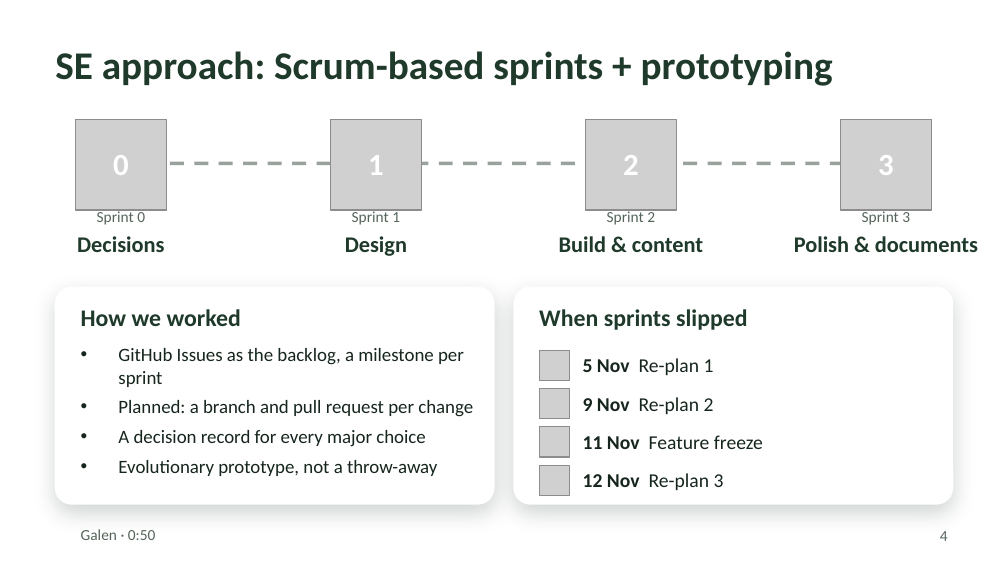
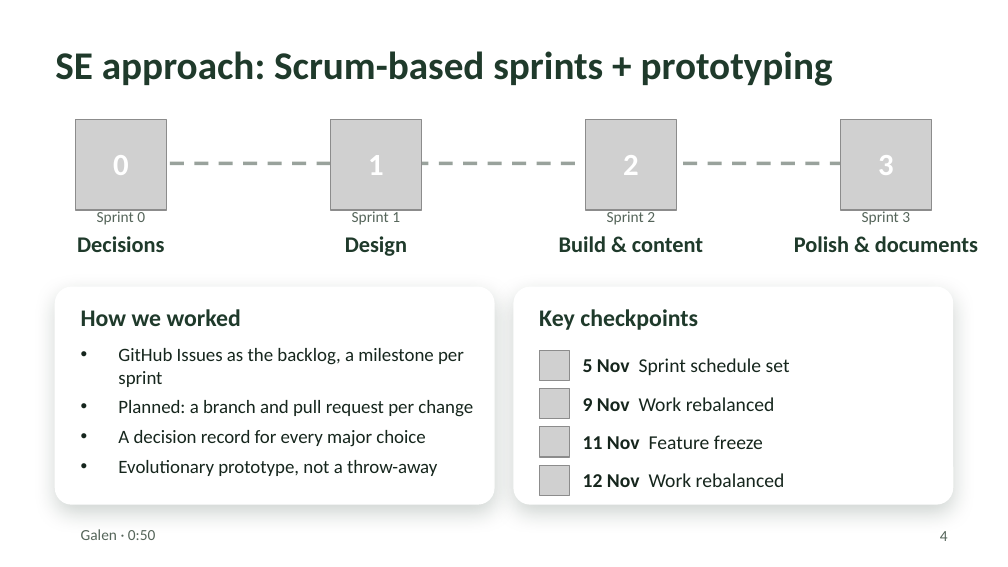
Before and after one commit to 404-name-not-found-cos750/cos212-app, a slide deck: slide 4 of slides/Tree-Hop-presentation.pptx. Drawn at 1008x567 pixels with LibreOffice and Linux fonts; fonts in the diff are those of the drawing; grey boxes stand for pictures; background and template pictures are left out. Boxes give left, top, right and bottom in pixels: in the first picture for what was removed or moved away, otherwise in the second. Text is boxed around its words. In the diff, an @@ line names an element or a change of style, - is before the commit and + after.

```diff
--- a/slides/Tree-Hop-presentation.pptx
+++ b/slides/Tree-Hop-presentation.pptx
@@ text at (539, 309, 698, 330): text changed @@
-When sprints slipped
+Key checkpoints
@@ text at (583, 358, 790, 375): text changed @@
-5 Nov Re-plan 1
+5 Nov Sprint schedule set
@@ text at (583, 397, 775, 411): text changed @@
-9 Nov Re-plan 2
+9 Nov Work rebalanced
@@ text at (583, 473, 785, 487): text changed @@
-12 Nov Re-plan 3
+12 Nov Work rebalanced
```
Also in this commit, not shown: 3 other files.
